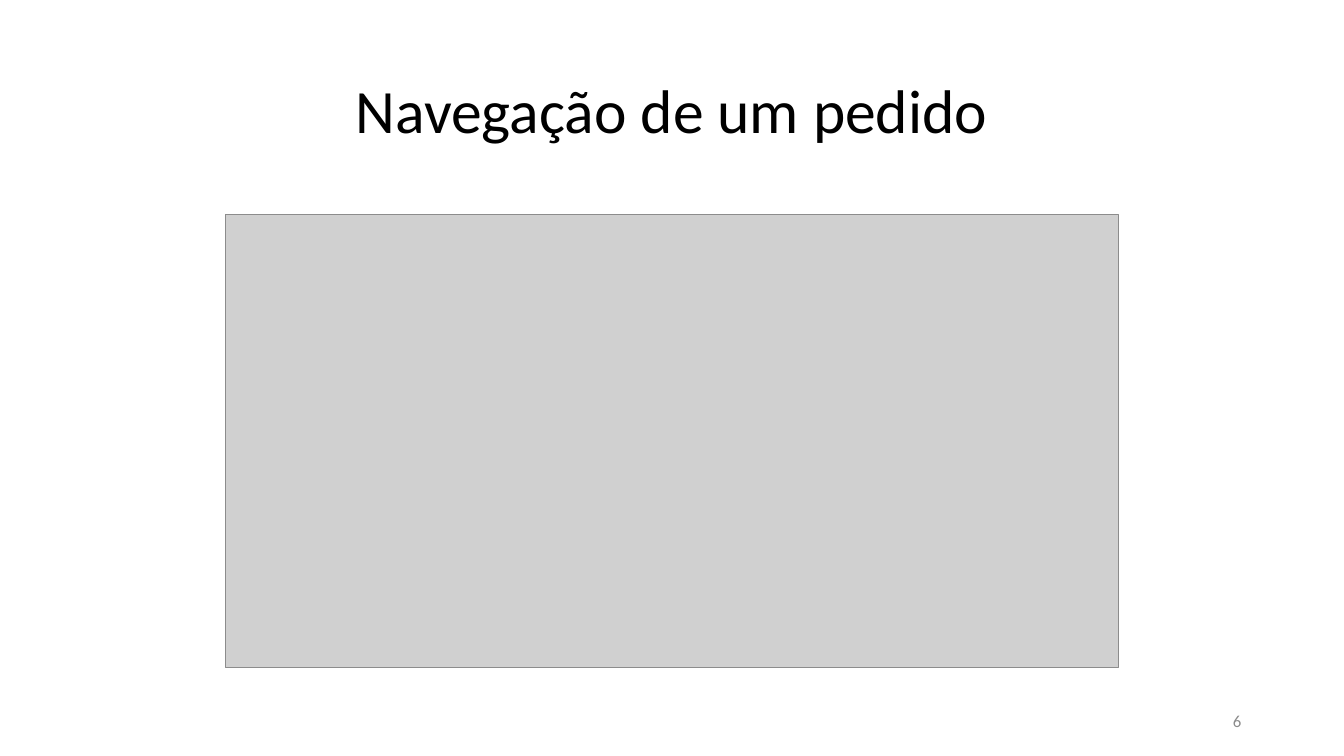
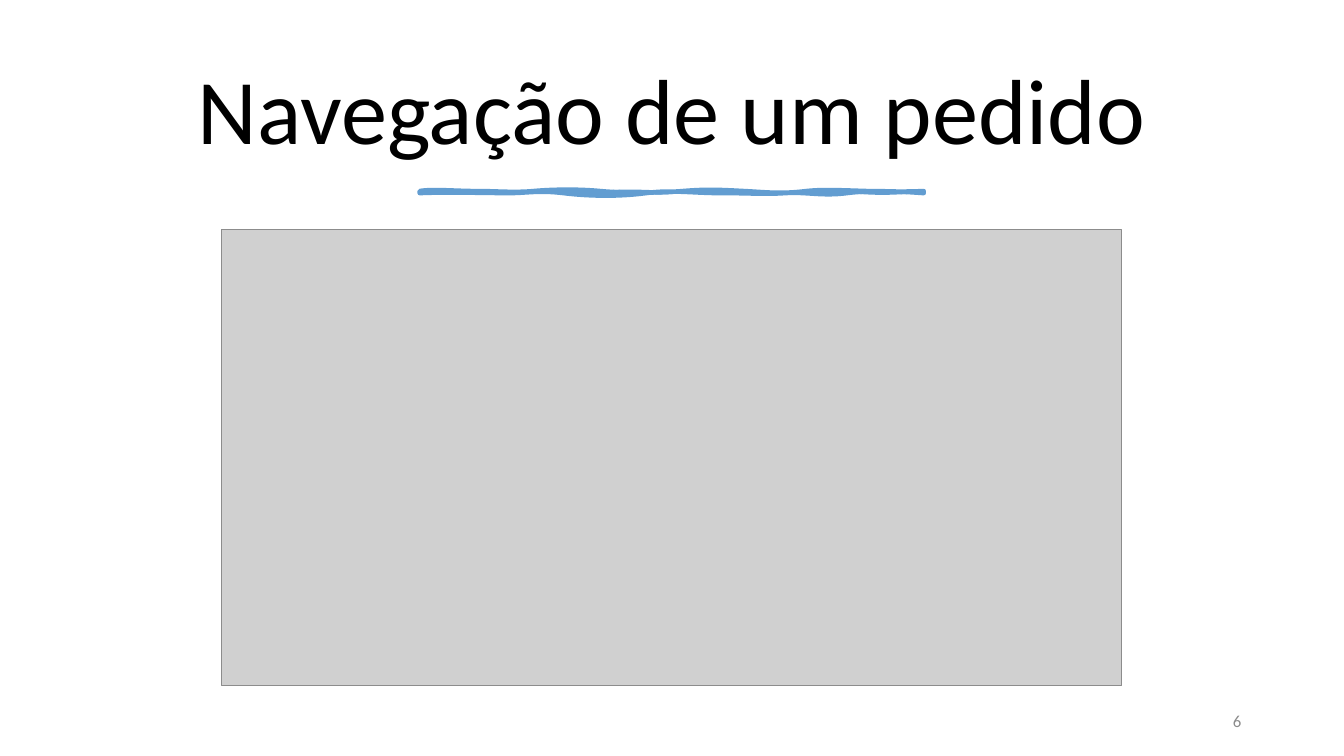
Before and after one commit to i-on-project/turn-games-fw, a slide deck: slide 6 of docs/Demonstration/adG25.pptx. Drawn at 1344x756 pixels with LibreOffice and Linux fonts; fonts in the diff are those of the drawing; grey boxes stand for pictures. Boxes give left, top, right and bottom in pixels: in the first picture for what was removed or moved away, otherwise in the second. Text is boxed around its words. In the diff, an @@ line names an element or a change of style, - is before the commit and + after.

```diff
--- a/docs/Demonstration/adG25.pptx
+++ b/docs/Demonstration/adG25.pptx
@@ title "Navegação de um pedido": place and size @@
-title "Navegação de um pedido" at [356, 90, 987, 144]
+title "Navegação de um pedido" at [198, 80, 1145, 160]
@@ title "Navegação de um pedido" at [198, 80, 1145, 160]: size 44 to 66 pt @@
@@ freeform shape added at [419, 192, 924, 194], fill #629DD1, outline #629DD1 3.25 pt @@
@@ picture: place and size @@
-picture at [225, 215, 1118, 667]
+picture at [222, 230, 1122, 686]
```
Also in this commit, not shown: 3 other slides changed, 3 slides added, 1 slide removed, 1 other file.
